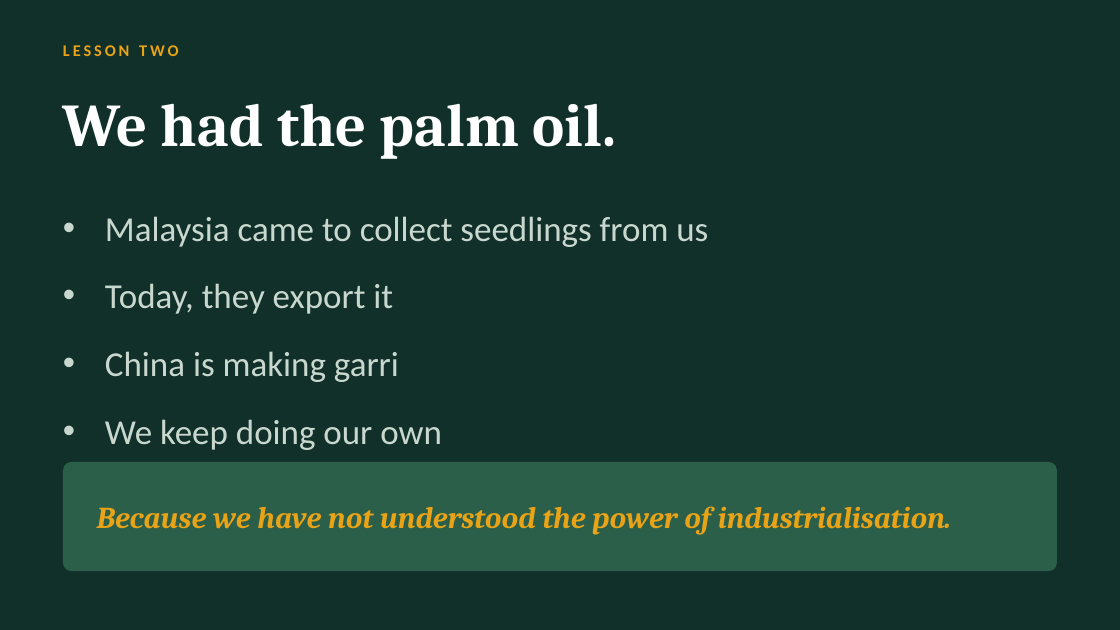
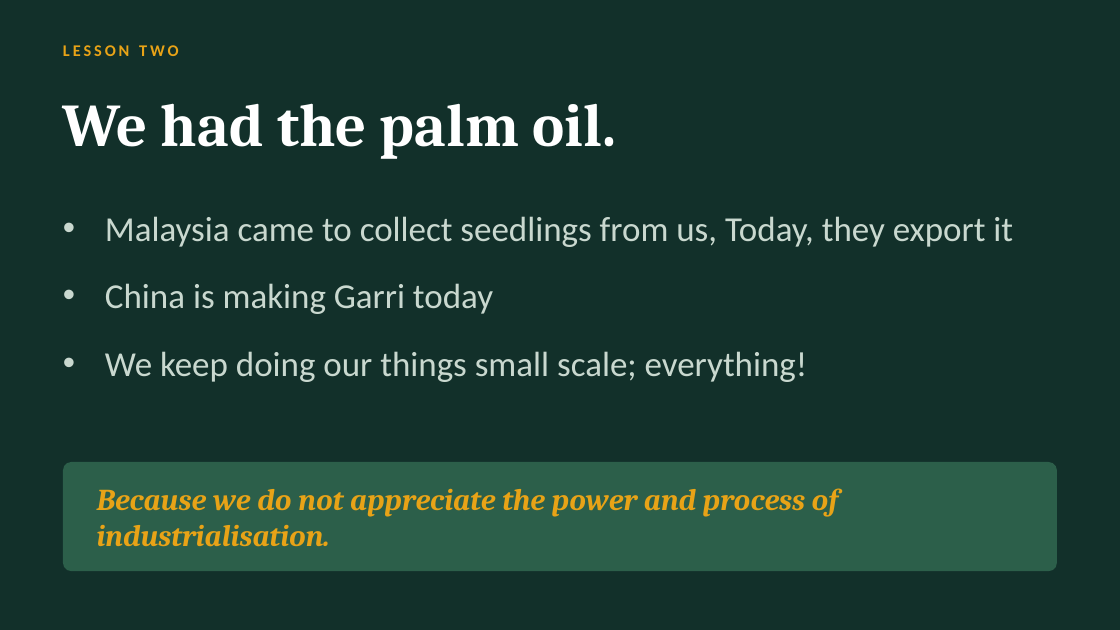
Before and after one commit to RAINigeria/study, a slide deck: slide 7 of iesa.pptx. Drawn at 1120x630 pixels with LibreOffice and Linux fonts; fonts in the diff are those of the drawing. Boxes give left, top, right and bottom in pixels: in the first picture for what was removed or moved away, otherwise in the second. Text is boxed around its words. In the diff, an @@ line names an element or a change of style, - is before the commit and + after.

```diff
--- a/iesa.pptx
+++ b/iesa.pptx
@@ text at <box>105,216,1013,382</box>: text changed @@
-• Malaysia came to collect seedlings from us
-• Today, they export it
-• China is making garri
-• We keep doing our own
+• Malaysia came to collect seedlings from us, Today, they export it
+• China is making Garri today
+• We keep doing our things small scale; everything!
@@ text at <box>97,488,839,547</box>: text changed @@
-Because we have not understood the power of industrialisation.
+Because we do not appreciate the power and process of industrialisation.
```
Also in this commit, not shown: 15 other slides changed, 2 slides added, 1 other file.
